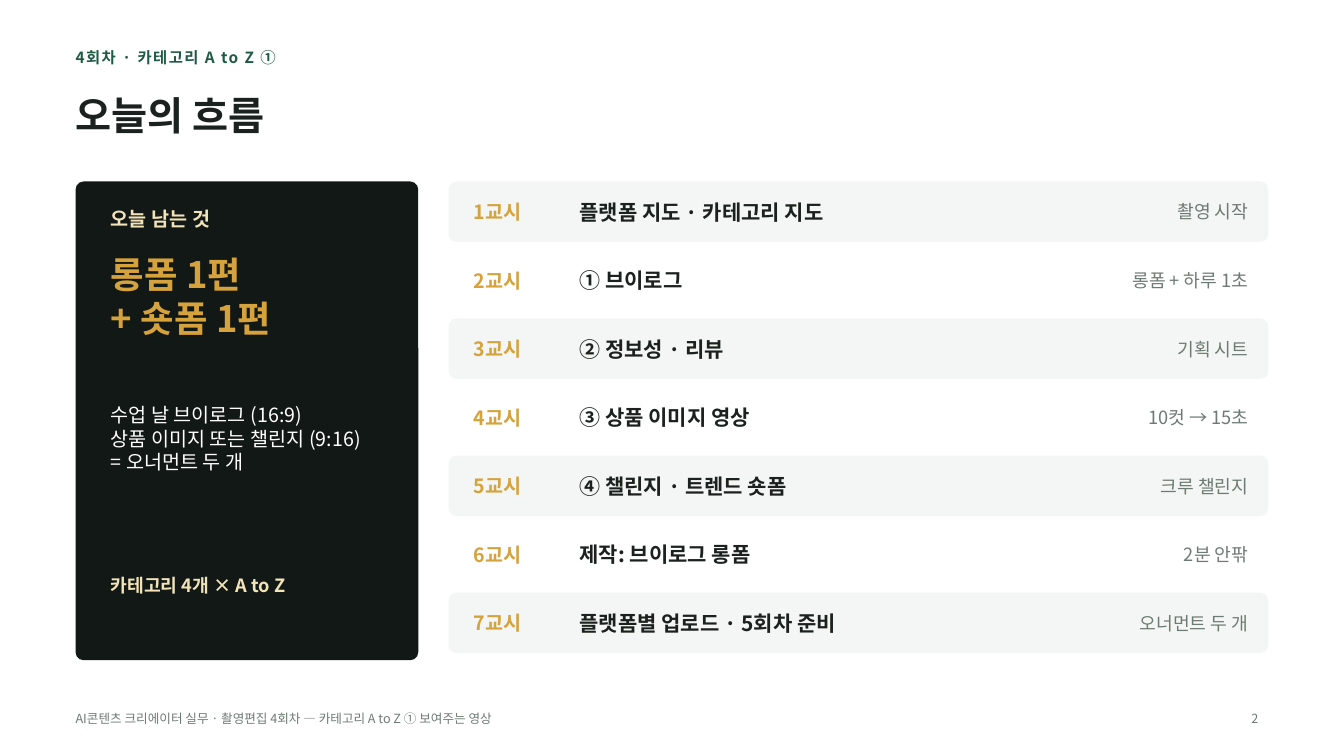
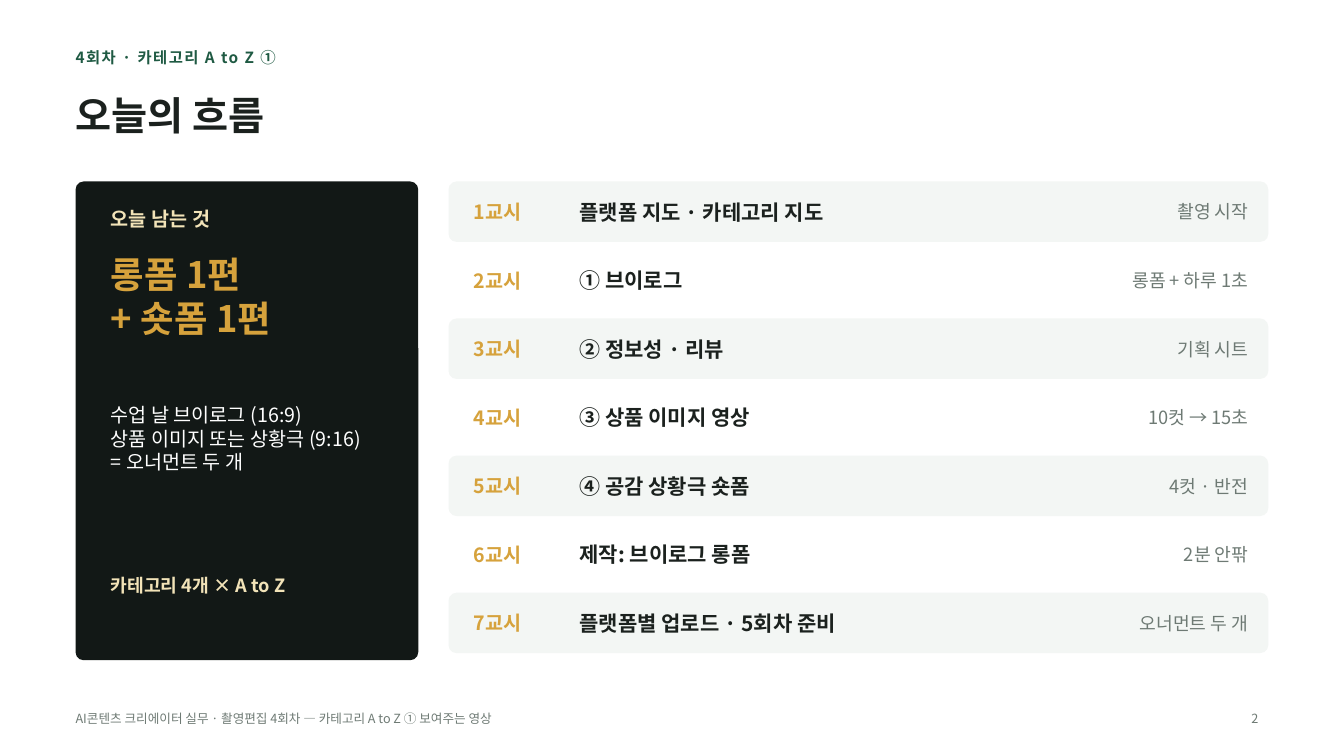
Before and after one commit to yujida/MARUBIT, a slide deck: slide 2 of lectures/04/4회차_카테고리AtoZ_보여주는영상_슬라이드.pptx. Drawn at 1344x756 pixels with LibreOffice and Linux fonts; fonts in the diff are those of the drawing. Boxes give left, top, right and bottom in pixels: in the first picture for what was removed or moved away, otherwise in the second. Text is boxed around its words. In the diff, an @@ line names an element or a change of style, - is before the commit and + after.

```diff
--- a/lectures/04/4회차_카테고리AtoZ_보여주는영상_슬라이드.pptx
+++ b/lectures/04/4회차_카테고리AtoZ_보여주는영상_슬라이드.pptx
@@ text at [111, 429, 360, 450]: text changed @@
-상품 이미지 또는 챌린지 (9:16)
+상품 이미지 또는 상황극 (9:16)
@@ text at [580, 476, 750, 496]: text changed @@
-④ 챌린지 · 트렌드 숏폼
+④ 공감 상황극 숏폼
@@ text at [1170, 478, 1248, 494]: text changed @@
-크루 챌린지
+4컷 · 반전
```
Also in this commit, not shown: 23 other slides changed, 4 other files.
